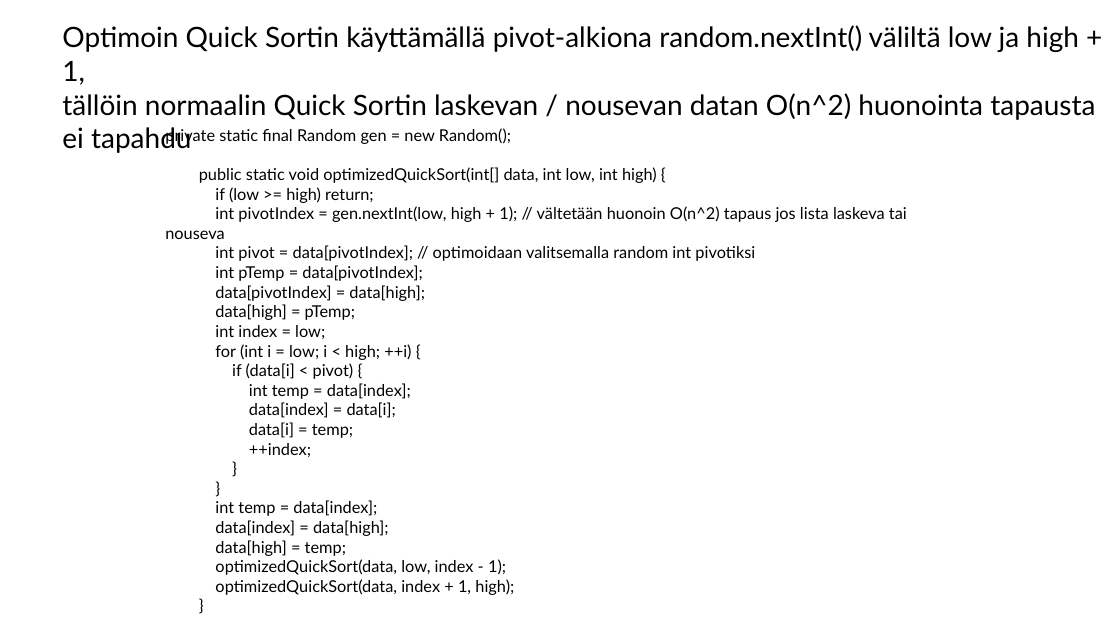
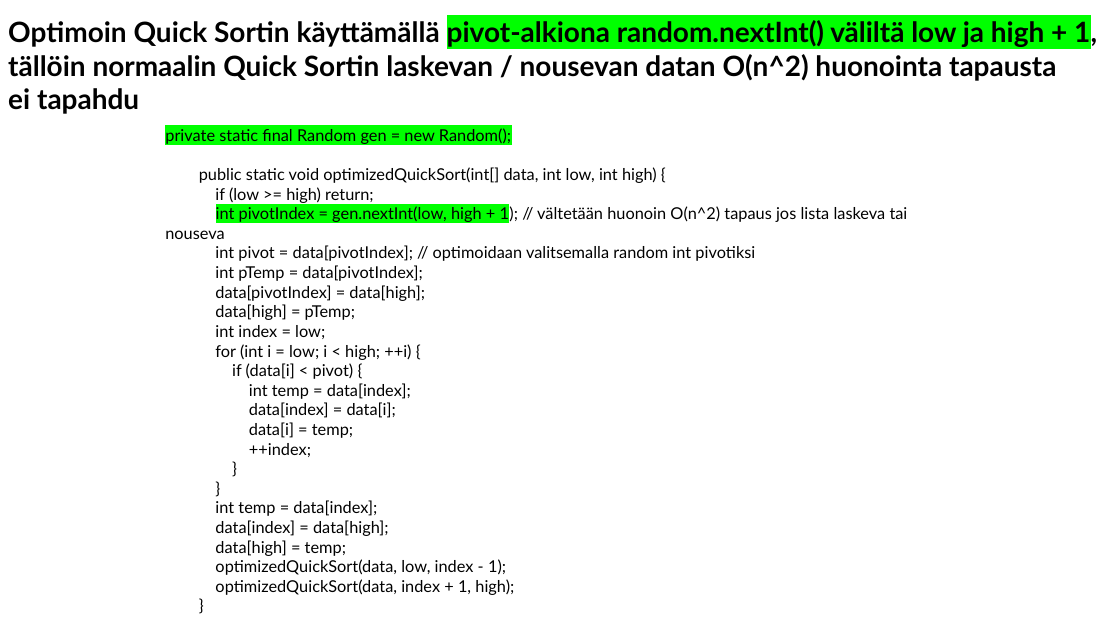
Before and after one commit to KeskinenNiilo/SortAlgorithmsJava, a slide deck: slide 6 of dokumentointi.pptx (slide 4 before the commit). Drawn at 1120x630 pixels with LibreOffice and Linux fonts; fonts in the diff are those of the drawing. Boxes give left, top, right and bottom in pixels: in the first picture for what was removed or moved away, otherwise in the second. Text is boxed around its words. In the diff, an @@ line names an element or a change of style, - is before the commit and + after.

```diff
--- a/dokumentointi.pptx
+++ b/dokumentointi.pptx
@@ text "Optimoin Quick Sortin käyttämällä pivot-alkiona ...": place and size @@
-text "Optimoin Quick Sortin käyttämällä pivot-alkiona ..." at bbox=[62, 25, 1095, 120]
+text "Optimoin Quick Sortin käyttämällä pivot-alkiona ..." at bbox=[8, 18, 1097, 114]
@@ text "Optimoin Quick Sortin käyttämällä pivot-alkiona ..." at bbox=[8, 18, 1097, 114]: highlight none to #00FF00 in "pivot-alkiona random.nextInt() väliltä low ja high + ..."; bold on @@
@@ text at bbox=[165, 128, 908, 239]: highlight none to #00FF00 in "private static final Random gen = new ...", "int pivotIndex = gen.nextInt(low, high + 1);" @@
```
Also in this commit, not shown: 5 other slides changed, 2 slides added, 3 other files.
